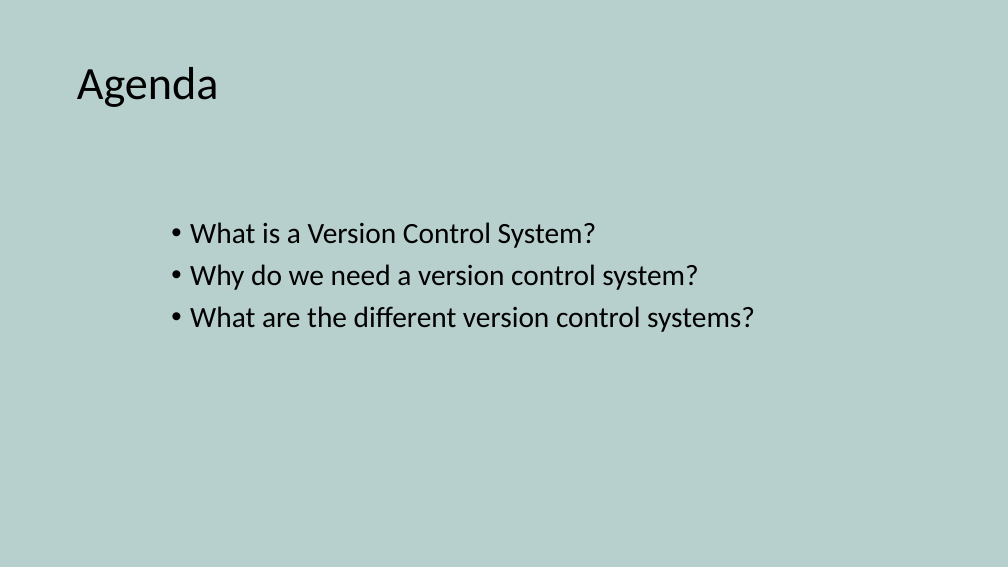
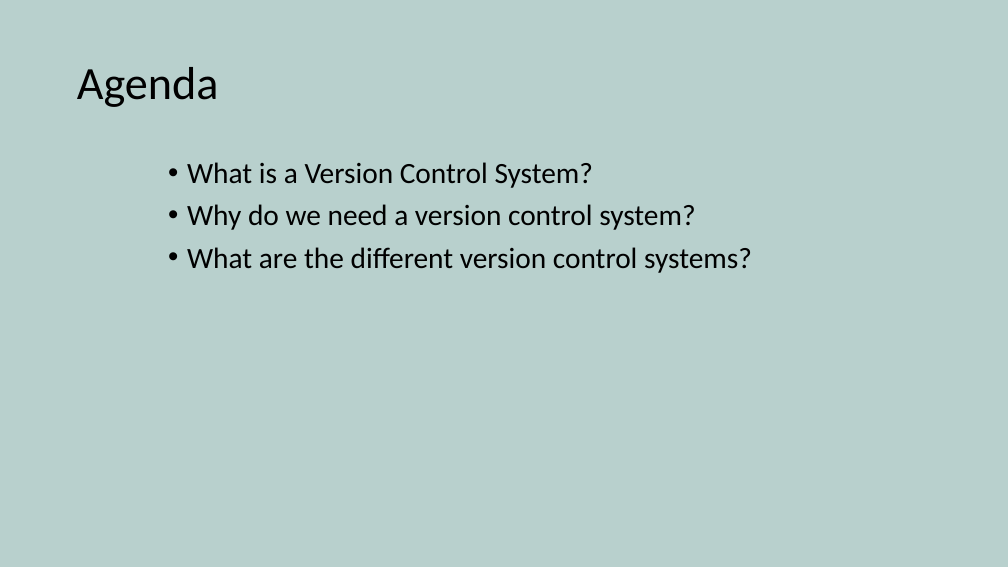
Before and after one commit to yetanothermasterylearning/git, a slide deck: slide 2 of 01. Introduction/Presentation/Introduction.pptx. Drawn at 1008x567 pixels with LibreOffice and Linux fonts; fonts in the diff are those of the drawing. Boxes give left, top, right and bottom in pixels: in the first picture for what was removed or moved away, otherwise in the second. Text is boxed around its words. In the diff, an @@ line names an element or a change of style, - is before the commit and + after.

```diff
--- a/01. Introduction/Presentation/Introduction.pptx
+++ b/01. Introduction/Presentation/Introduction.pptx
@@ text "What is a Version Control ...": place and size @@
-text "What is a Version Control ..." at box(190, 222, 755, 332)
+text "What is a Version Control ..." at box(187, 162, 752, 273)
```
Also in this commit, not shown: 1 other slide changed, 1 slide added, 19 other files.
